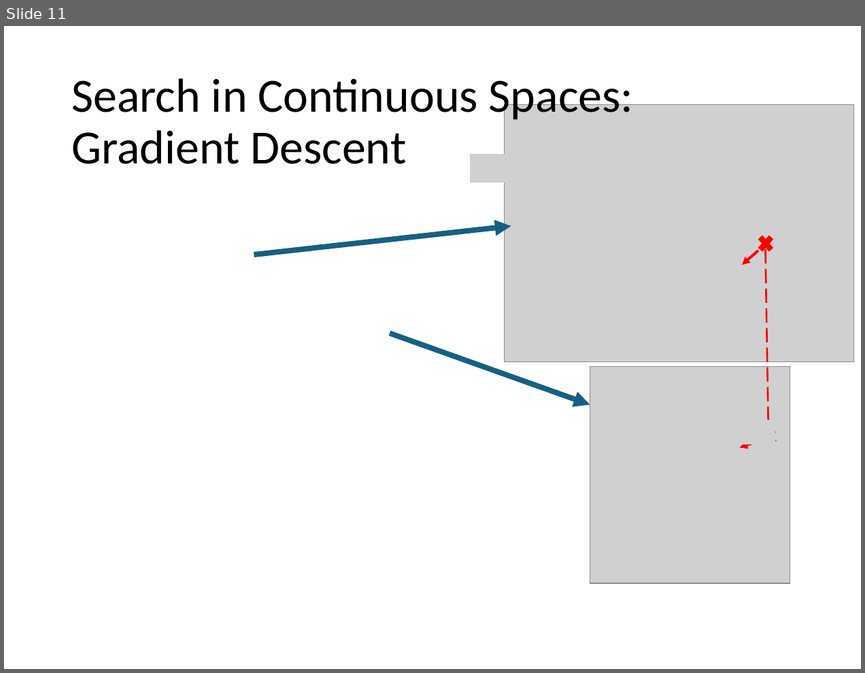
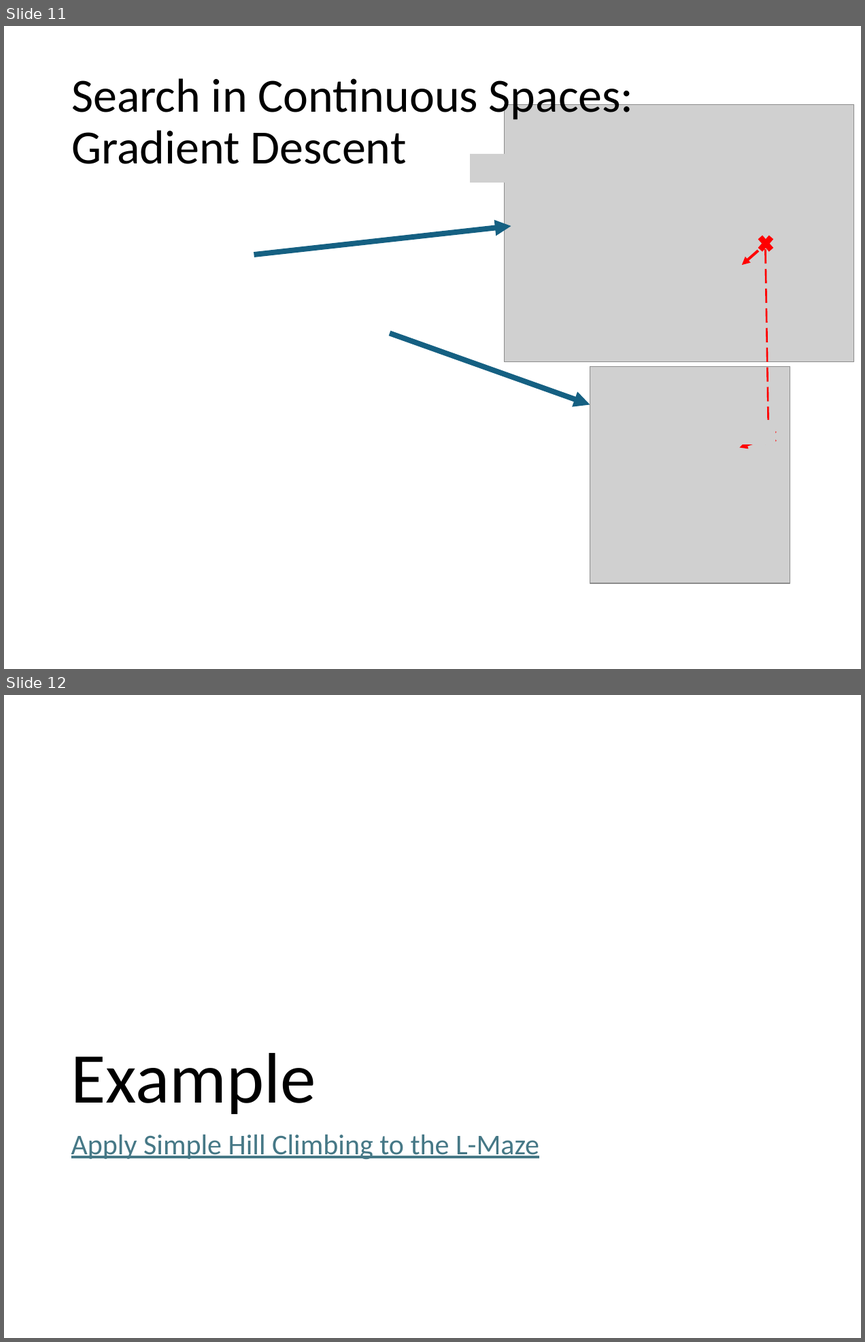
Before and after one commit to mhahsler/CS7320-AI, a slide deck: slides/04_local_search_discussion.pptx. Shown one above the other, each under a label of ours: slide 11 before the commit, slides 11 and 12 after it. The pictures are 865x673 and 865x1342 pixels, drawn with LibreOffice and Linux fonts; fonts in the diff are those of the drawing; grey boxes stand for pictures. Boxes give left, top, right and bottom in pixels: in the first picture for what was removed or moved away, otherwise in the second. Text is boxed around its words. In the diff, an @@ line names an element or a change of style, - is before the commit and + after.

```diff
--- a/slides/04_local_search_discussion.pptx
+++ b/slides/04_local_search_discussion.pptx
@@ slide 12 added at [4, 695, 861, 1338], background #FFFFFF @@
@@ title added at [71, 1053, 316, 1114], 60 pt, text #000000 @@
+Example
@@ text added at [71, 1134, 539, 1159], 24 pt, text #467886, underline @@
+Apply Simple Hill Climbing to the L-Maze
```
Also in this commit, not shown: 1 slide changed, 1 other file.
